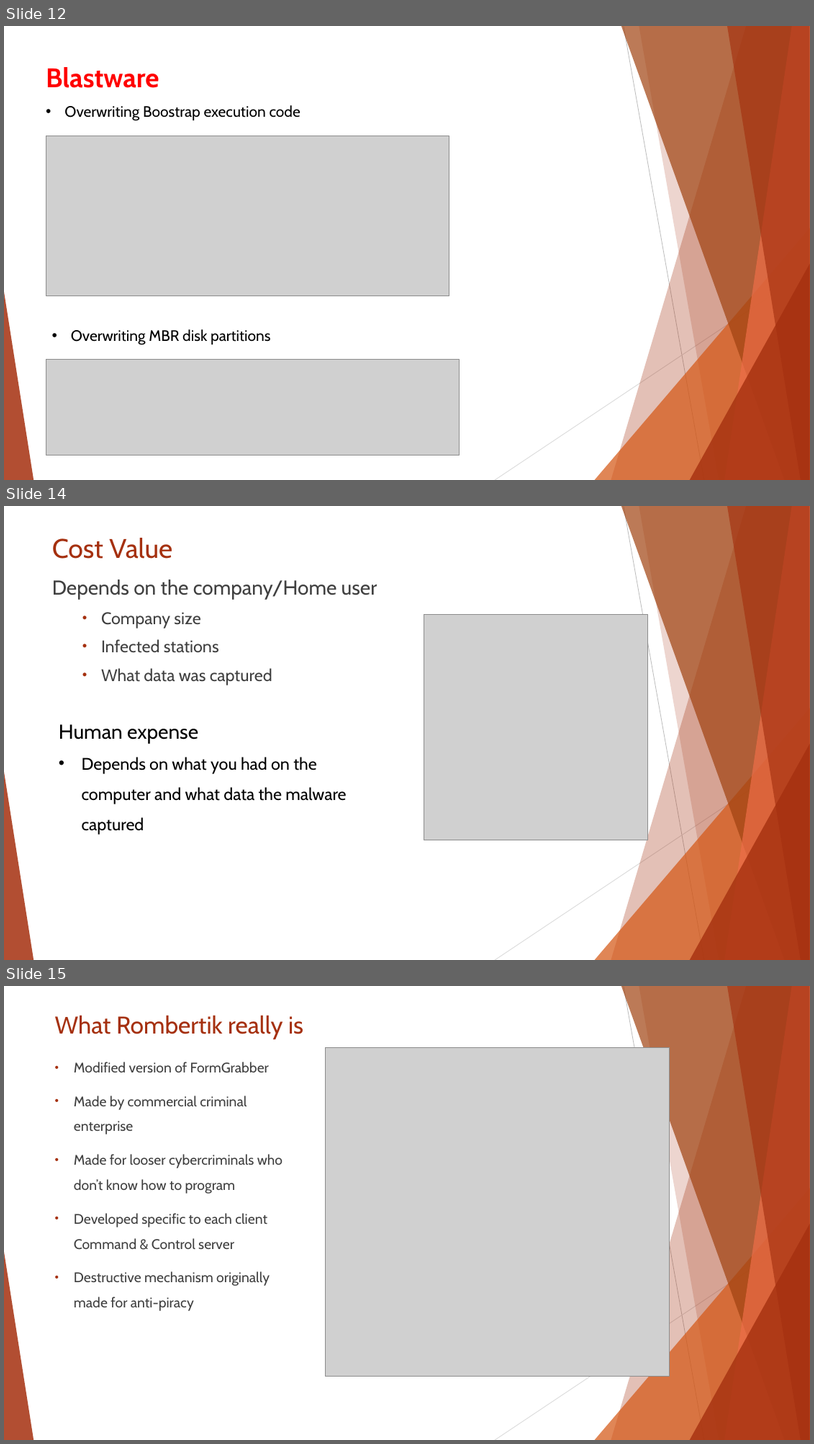
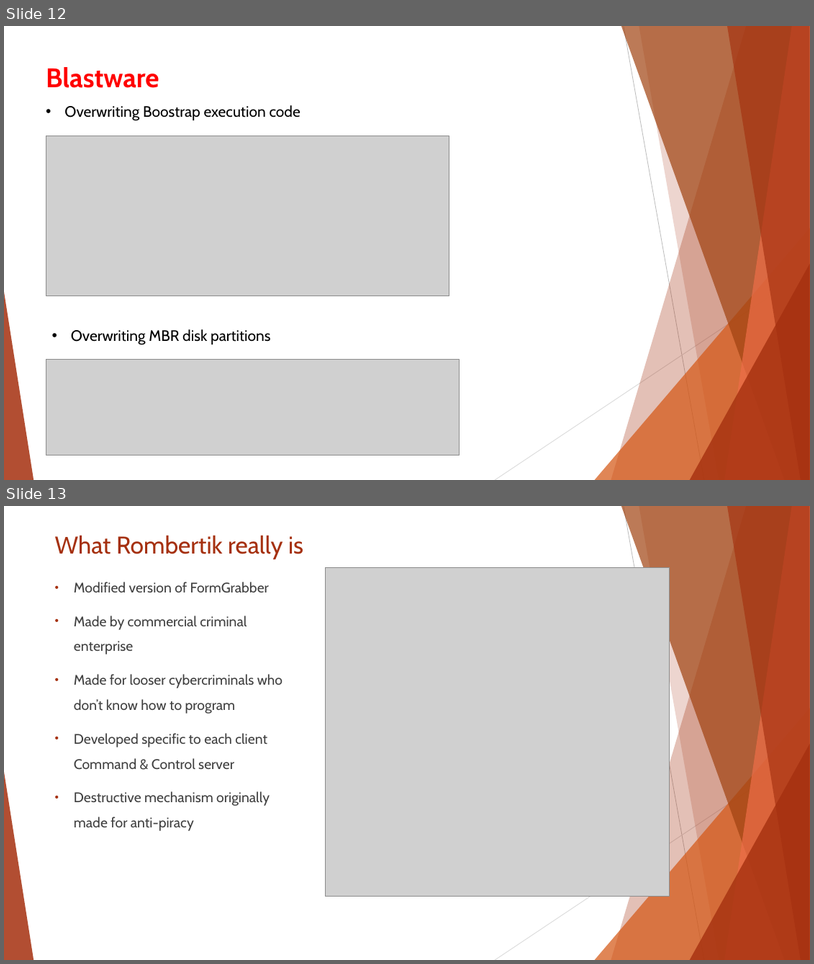
Before and after one commit to AlexMolodyh/CS363, a slide deck: Week10/presentation/Rombertik/Don’t mess with the Rombertik.pptx. Shown one above the other, each under a label of ours: slides 12, 14 and 15 before the commit, slides 12 and 13 after it; the slides between them are not shown. The pictures are 814x1444 and 814x964 pixels, drawn with LibreOffice and Linux fonts; fonts in the diff are those of the drawing; grey boxes stand for pictures. Boxes give left, top, right and bottom in pixels: in the first picture for what was removed or moved away, otherwise in the second. Text is boxed around its words. In the diff, an @@ line names an element or a change of style, - is before the commit and + after.

```diff
--- a/Week10/presentation/Rombertik/Don’t mess with the Rombertik.pptx
+++ b/Week10/presentation/Rombertik/Don’t mess with the Rombertik.pptx
@@ slide 14 removed at box(4, 506, 810, 960), background #FFFFFF; not listed: 10 template elements that a slide beside it also shows @@
@@ title removed at box(52, 538, 172, 559) @@
-Cost Value
@@ text removed at box(52, 579, 378, 685) @@
-Depends on the company/Home user
-  • Company size
-  • Infected stations
-  • What data was captured
@@ picture removed at box(424, 614, 648, 840) @@
@@ text removed at box(59, 724, 346, 834) @@
-Human expense
-• Depends on what you had on the computer and what data the malware captured
@@ what was slide 15 is now slide 13 @@
```
Also in this commit, not shown: 6 slides changed, 1 slide added, 2 other slides removed, 4 other files.
